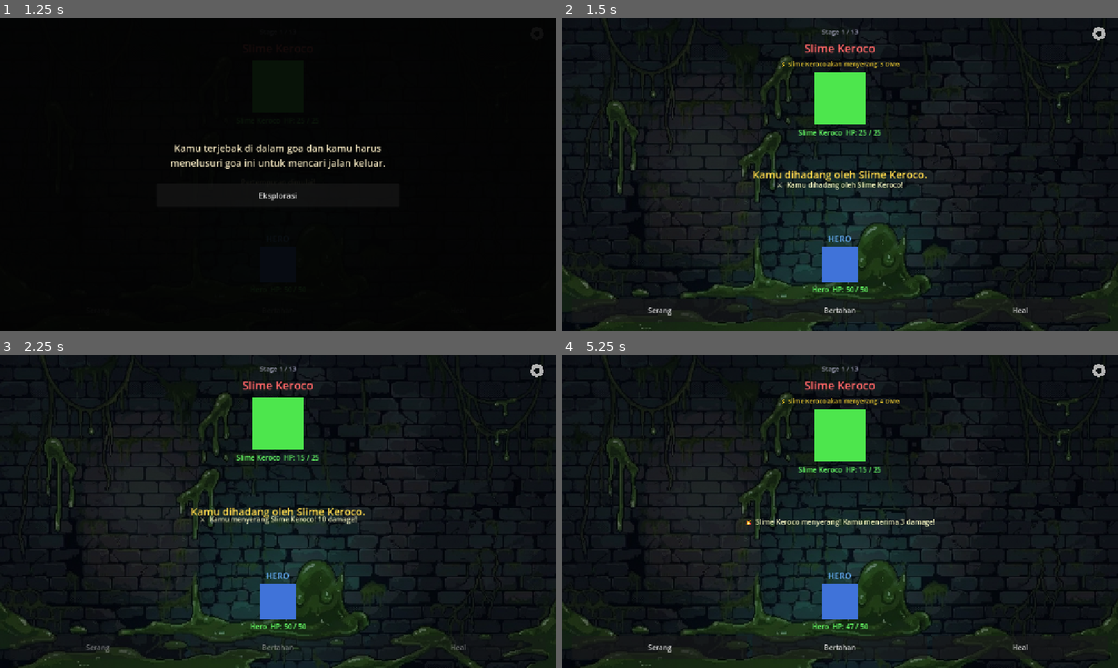
Above: before the commit, frames 1-4 (two rows, left to right).
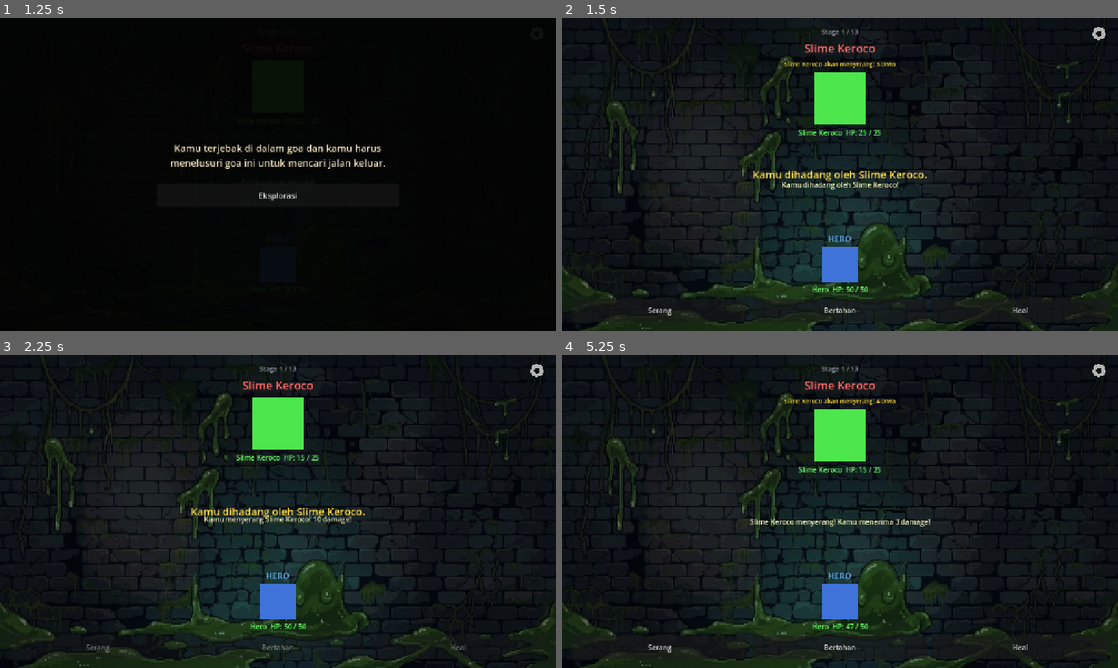
Above: after the commit, the same moments.

Repository: nauvalaslam/abyssal-escape
Game: Godot game, scene res://scenes/main_menu/main_menu.tscn
The game is run twice, just before and just after one commit, with the same random seed, the same clock (stepped at 60 frames per second) and the same inputs.
Inputs (mouse positions are in pixels of both pictures, inside the frame that each line leads up to):
- Up to frame 1 (1.25 s): click "Start Game" at 0.5 s
- Up to frame 2 (1.5 s): click "Eksplorasi" at 1.25 s
- Up to frame 3 (2.25 s): click "Serang" at 2 s
- Up to frame 4 (5.25 s): click (1101, 370) at 2.75 s; click "Bertahan" at 3.5 s; click "Heal" at 4.25 s; click "Lanjutkan Permainan" at 5 s

Frame 1 is identical in both runs. In frame 2, 0.5% of the frame differs, in the area x 38-62%, y 13-55%; in frame 3, 0.4%; in frame 4, 0.6%, in the area x 33-67%, y 13-55%.

Commit message:
feat(ui): hapus semua emoji dan ganti icon boss dengan ikon tengkorak merah

Diff:
--- a/scenes/gameplay/battle_arena.tscn
+++ b/scenes/gameplay/battle_arena.tscn
@@ -61,7 +61,21 @@
 size_flags_vertical = 3
 theme_override_constants/separation = 8
 
-[node name="EnemyNameLabel" type="Label" parent="MarginContainer/BattleContainer/EnemySection" unique_id=125751443]
+[node name="EnemyHeader" type="HBoxContainer" parent="MarginContainer/BattleContainer/EnemySection"]
+layout_mode = 2
+size_flags_horizontal = 4
+theme_override_constants/separation = 8
+alignment = 1
+
+[node name="BossIcon" type="TextureRect" parent="MarginContainer/BattleContainer/EnemySection/EnemyHeader"]
+visible = false
+custom_minimum_size = Vector2(24, 32)
+layout_mode = 2
+size_flags_vertical = 4
+expand_mode = 1
+stretch_mode = 5
+
+[node name="EnemyNameLabel" type="Label" parent="MarginContainer/BattleContainer/EnemySection/EnemyHeader" unique_id=125751443]
 layout_mode = 2
 size_flags_horizontal = 4
 theme_override_colors/font_color = Color(1, 0.4, 0.4, 1)
@@ -75,7 +89,7 @@
 size_flags_horizontal = 4
 theme_override_colors/font_color = Color(1, 0.85, 0.2, 1)
 theme_override_font_sizes/font_size = 14
-text = "⚠️ Musuh akan menyerang: -- DMG"
+text = "Musuh akan menyerang: -- DMG"
 horizontal_alignment = 1
 
 [node name="EnemySprite" type="ColorRect" parent="MarginContainer/BattleContainer/EnemySection" unique_id=338889219]
--- a/scenes/gameplay/reward_screen.tscn
+++ b/scenes/gameplay/reward_screen.tscn
@@ -52,7 +52,21 @@
 text = "PILIH REWARD"
 horizontal_alignment = 1
 
-[node name="NextEnemyLabel" type="Label" parent="CenterContainer/VBoxContainer" unique_id=992120822]
+[node name="NextEnemyHeader" type="HBoxContainer" parent="CenterContainer/VBoxContainer"]
+layout_mode = 2
+size_flags_horizontal = 4
+theme_override_constants/separation = 8
+alignment = 1
+
+[node name="NextBossIcon" type="TextureRect" parent="CenterContainer/VBoxContainer/NextEnemyHeader"]
+visible = false
+custom_minimum_size = Vector2(18, 24)
+layout_mode = 2
+size_flags_vertical = 4
+expand_mode = 1
+stretch_mode = 5
+
+[node name="NextEnemyLabel" type="Label" parent="CenterContainer/VBoxContainer/NextEnemyHeader" unique_id=992120822]
 layout_mode = 2
 size_flags_horizontal = 4
 theme_override_colors/font_color = Color(0.8, 0.5, 0.5, 1)
@@ -60,7 +74,21 @@
 text = "Musuh berikutnya: ..."
 horizontal_alignment = 1
 
-[node name="TierLabel" type="Label" parent="CenterContainer/VBoxContainer" unique_id=1474632149]
+[node name="TierHeader" type="HBoxContainer" parent="CenterContainer/VBoxContainer"]
+layout_mode = 2
+size_flags_horizontal = 4
+theme_override_constants/separation = 8
+alignment = 1
+
+[node name="TierBossIcon" type="TextureRect" parent="CenterContainer/VBoxContainer/TierHeader"]
+visible = false
+custom_minimum_size = Vector2(22, 30)
+layout_mode = 2
+size_flags_vertical = 4
+expand_mode = 1
+stretch_mode = 5
+
+[node name="TierLabel" type="Label" parent="CenterContainer/VBoxContainer/TierHeader" unique_id=1474632149]
 layout_mode = 2
 size_flags_horizontal = 4
 theme_override_colors/font_color = Color(0.6, 0.9, 0.6, 1)
--- a/scripts/ui/battle_arena_ui.gd
+++ b/scripts/ui/battle_arena_ui.gd
@@ -15,7 +15,8 @@
 
 # --- Referensi Node ----------------------------------------------------------
 @onready var stage_label:      Label       = $MarginContainer/BattleContainer/StageLabel
-@onready var enemy_name_label: Label       = $MarginContainer/BattleContainer/EnemySection/EnemyNameLabel
+@onready var enemy_name_label: Label       = $MarginContainer/BattleContainer/EnemySection/EnemyHeader/EnemyNameLabel
+@onready var boss_icon:        TextureRect = $MarginContainer/BattleContainer/EnemySection/EnemyHeader/BossIcon
 @onready var enemy_sprite:     ColorRect   = $MarginContainer/BattleContainer/EnemySection/EnemySprite
 @onready var enemy_hp_label:   Label       = $MarginContainer/BattleContainer/EnemySection/EnemyHPLabel
 @onready var battle_log:       Label       = $MarginContainer/BattleContainer/BattleLog
@@ -124,6 +125,18 @@
 	else:
 		AudioManager.play_battle()
 
+func _get_boss_icon_texture() -> Texture2D:
+	if ResourceLoader.exists("res://assets/icons/boss_icon.png"):
+		var res = load("res://assets/icons/boss_icon.png")
+		if res is Texture2D:
+			return res
+	var full_path: String = ProjectSettings.globalize_path("res://assets/icons/boss_icon.png")
+	if FileAccess.file_exists("res://assets/icons/boss_icon.png"):
+		var img: Image = Image.load_from_file(full_path)
+		if img:
+			return ImageTexture.create_from_image(img)
+	return null
+
 func _load_enemy_data() -> void:
 	var idx:  int        = PlayerData.current_stage
 	var data: Dictionary = PlayerData.ENEMY_DATA[idx]
@@ -136,12 +149,17 @@
 	if is_boss:
 		# [NEW FITUR 1] Warna emas untuk boss
 		enemy_name_label.add_theme_color_override("font_color", Color(1.0, 0.75, 0.1, 1.0))
-		enemy_name_label.text = "👑 " + str(data["name"])
-		stage_label.text = "Stage %d / %d  👑 BOSS" % [idx + 1, PlayerData.ENEMY_DATA.size()]
+		enemy_name_label.text = str(data["name"])
+		stage_label.text = "Stage %d / %d  [BOSS]" % [idx + 1, PlayerData.ENEMY_DATA.size()]
+		if boss_icon:
+			boss_icon.texture = _get_boss_icon_texture()
+			boss_icon.visible = true
 	else:
 		enemy_name_label.add_theme_color_override("font_color", Color(1.0, 0.4, 0.4, 1.0))
 		enemy_name_label.text = str(data["name"])
 		stage_label.text = "Stage %d / %d" % [idx + 1, PlayerData.ENEMY_DATA.size()]
+		if boss_icon:
+			boss_icon.visible = false
 
 	enemy_sprite.color  = data["color"]
 	player_sprite.color = Color(0.25, 0.45, 0.85, 1.0)
@@ -152,7 +170,7 @@
 
 	# [NEW FITUR 5] Tampilkan shield di label HP pemain jika aktif
 	if PlayerData.current_shield > 0:
-		player_hp_label.text = "Hero  HP: %d / %d  🛡 %d" % [
+		player_hp_label.text = "Hero  HP: %d / %d  [Shield: %d]" % [
 			PlayerData.current_hp, PlayerData.max_hp, PlayerData.current_shield
 		]
 	else:
@@ -196,9 +214,9 @@
 
 	# [NEW FITUR 3] Tampilkan ke IntentLabel
 	if enemy_declared_dmg <= 0:
-		intent_label.text = "⚡ %s bersiap menyerang..." % str(edata["name"])
-	else:
-		intent_label.text = "⚡ %s akan menyerang: %d DMG" % [str(edata["name"]), enemy_declared_dmg]
+		intent_label.text = "%s bersiap menyerang..." % str(edata["name"])
+	else:
+		intent_label.text = "%s akan menyerang: %d DMG" % [str(edata["name"]), enemy_declared_dmg]
 	intent_label.visible = true
 
 # =============================================================================
@@ -215,16 +233,16 @@
 
 	if dmg <= 0:
 		# [NEW FITUR 4] Miss — damage 0 setelah kalkulasi
-		battle_log.text = "⚔️  Kamu menyerang... MISS! Serangan meleset!"
+		battle_log.text = "Kamu menyerang... MISS! Serangan meleset!"
 	else:
 		enemy_current_hp = max(0, enemy_current_hp - dmg)
-		battle_log.text  = "⚔️  Kamu menyerang %s! %d damage!" % [str(edata["name"]), dmg]
+		battle_log.text  = "Kamu menyerang %s! %d damage!" % [str(edata["name"]), dmg]
 
 		# [NEW FITUR 5] Vampiric Strike: heal 25% dari damage yang diberikan
 		if PlayerData.buff_vampiric:
 			var leech: int = max(1, int(dmg * 0.25))
 			PlayerData.current_hp = min(PlayerData.max_hp, PlayerData.current_hp + leech)
-			battle_log.text += "\n🧛 Vampiric! Pulih %d HP." % leech
+			battle_log.text += "\nVampiric! Pulih %d HP." % leech
 
 	_update_ui()
 
@@ -241,7 +259,7 @@
 	# [NEW FITUR 5] Temporary Shield = 10
 	# [ASUMSI] Nilai shield flat 10 per aksi Bertahan
 	PlayerData.current_shield = 10
-	battle_log.text = "🛡️  Kamu bersiap! Shield +10 aktif."
+	battle_log.text = "Kamu bersiap! Shield +10 aktif."
 	_update_ui()
 	enemy_turn_timer.start(1.2)
 
@@ -253,7 +271,7 @@
 	const HEAL_AMOUNT: int = 15
 	var healed: int = min(HEAL_AMOUNT, PlayerData.max_hp - PlayerData.current_hp)
 	PlayerData.current_hp += healed
-	battle_log.text = "💊  Kamu memulihkan %d HP!" % healed
+	battle_log.text = "Kamu memulihkan %d HP!" % healed
 	_update_ui()
 	enemy_turn_timer.start(1.2)
 
@@ -266,7 +284,7 @@
 	# [NEW FITUR 4] Bias probabilitas musuh: 35% flat miss SEBELUM kalkulasi damage
 	# [ASUMSI] Peluang mutlak 35% agar musuh miss, membuat game lebih winnable
 	if randf() < ENEMY_MISS_CHANCE:
-		battle_log.text = "⚡  %s menyerang... MISS! Serangan meleset!" % str(edata["name"])
+		battle_log.text = "%s menyerang... MISS! Serangan meleset!" % str(edata["name"])
 		_start_player_turn()
 		return
 
@@ -275,7 +293,7 @@
 
 	if actual_dmg <= 0:
 		# [NEW FITUR 4] Miss karena kalkulasi damage = 0
-		battle_log.text = "⚡  %s menyerang... MISS!" % str(edata["name"])
+		battle_log.text = "%s menyerang... MISS!" % str(edata["name"])
 		_start_player_turn()
 		return
 
@@ -285,19 +303,19 @@
 		var absorbed: int = min(PlayerData.current_shield, actual_dmg)
 		PlayerData.current_shield -= absorbed
 		actual_dmg -= absorbed
-		battle_log.text = "🛡️  %s menyerang! Shield menyerap %d. " % [str(edata["name"]), absorbed]
+		battle_log.text = "%s menyerang! Shield menyerap %d. " % [str(edata["name"]), absorbed]
 
 		# [NEW FITUR 5] Retaliation: pantul 50% dari total damage ke musuh saat shield aktif
 		if PlayerData.buff_retaliation and shield_before > 0:
 			var retaliation_dmg: int = max(1, int(enemy_declared_dmg * 0.5))
 			enemy_current_hp = max(0, enemy_current_hp - retaliation_dmg)
-			battle_log.text += "\n⚡ Retaliation! %s menerima %d damage balik!" % [str(edata["name"]), retaliation_dmg]
+			battle_log.text += "\nRetaliation! %s menerima %d damage balik!" % [str(edata["name"]), retaliation_dmg]
 			_update_ui()
 			if enemy_current_hp <= 0:
 				_handle_enemy_death()
 				return
 	else:
-		battle_log.text = "💥  %s menyerang! " % str(edata["name"])
+		battle_log.text = "%s menyerang! " % str(edata["name"])
 
 	# Kurangi HP pemain dengan sisa damage setelah shield
 	if actual_dmg > 0:
@@ -313,7 +331,7 @@
 		PlayerData.second_wind_used = true
 		var revive_hp: int = max(1, int(PlayerData.max_hp * 0.30))
 		PlayerData.current_hp = revive_hp
-		battle_log.text += "\n💨 Second Wind! HP pulih ke %d!" % revive_hp
+		battle_log.text += "\nSecond Wind! HP pulih ke %d!" % revive_hp
 		_update_ui()
 		_start_player_turn()
 		return
@@ -337,18 +355,18 @@
 	# [NEW FITUR 1] Cek apakah ini final boss (Dragon, stage terakhir)
 	if PlayerData.is_final_boss():
 		AudioManager.play_win()
-		battle_log.text = "🎉  %s dikalahkan! Kamu berhasil melarikan diri dari jurang!" % ename
+		battle_log.text = "%s dikalahkan! Kamu berhasil melarikan diri dari jurang!" % ename
 		await get_tree().create_timer(2.0).timeout
 		get_tree().change_scene_to_file("res://scenes/main_menu/win_screen.tscn")
 	else:
-		battle_log.text = "✨  %s dikalahkan! Ambil rewardmu!" % ename
+		battle_log.text = "%s dikalahkan! Ambil rewardmu!" % ename
 		await get_tree().create_timer(1.5).timeout
 		get_tree().change_scene_to_file("res://scenes/gameplay/reward_screen.tscn")
 
 func _handle_player_death() -> void:
 	_set_buttons_disabled(true)
 	AudioManager.play_lose()
-	battle_log.text = "💀  Kamu telah dikalahkan... GAME OVER."
+	battle_log.text = "Kamu telah dikalahkan... GAME OVER."
 	await get_tree().create_timer(2.5).timeout
 	PlayerData.reset_player()
 	# [BG] Pindah ke scene Game Over khusus
@@ -366,7 +384,7 @@
 	encounter_label.text     = "Kamu dihadang oleh %s." % enemy_name
 	encounter_label.modulate = Color(1.0, 1.0, 1.0, 1.0)
 	encounter_label.visible  = true
-	battle_log.text = "⚔️  Kamu dihadang oleh %s!" % enemy_name
+	battle_log.text = "Kamu dihadang oleh %s!" % enemy_name
 
 	var tween: Tween = create_tween()
 	tween.tween_interval(1.5)
--- a/scripts/ui/reward_screen_ui.gd
+++ b/scripts/ui/reward_screen_ui.gd
@@ -9,8 +9,10 @@
 extends Control
 
 @onready var title_label:      Label       = $CenterContainer/VBoxContainer/TitleLabel
-@onready var next_enemy_label: Label       = $CenterContainer/VBoxContainer/NextEnemyLabel
-@onready var tier_label:       Label       = $CenterContainer/VBoxContainer/TierLabel
+@onready var next_enemy_label: Label       = $CenterContainer/VBoxContainer/NextEnemyHeader/NextEnemyLabel
+@onready var next_boss_icon:   TextureRect = $CenterContainer/VBoxContainer/NextEnemyHeader/NextBossIcon
+@onready var tier_label:       Label       = $CenterContainer/VBoxContainer/TierHeader/TierLabel
+@onready var tier_boss_icon:   TextureRect = $CenterContainer/VBoxContainer/TierHeader/TierBossIcon
 @onready var buff1_btn:        Button      = $CenterContainer/VBoxContainer/Buff1Button
 @onready var buff2_btn:        Button      = $CenterContainer/VBoxContainer/Buff2Button
 @onready var buff3_btn:        Button      = $CenterContainer/VBoxContainer/Buff3Button
@@ -33,7 +35,25 @@
 	12: "res://assets/backgrounds/dragon_area.jpg",
 }
 
+func _get_boss_icon_texture() -> Texture2D:
+	if ResourceLoader.exists("res://assets/icons/boss_icon.png"):
+		var res = load("res://assets/icons/boss_icon.png")
+		if res is Texture2D:
+			return res
+	var full_path: String = ProjectSettings.globalize_path("res://assets/icons/boss_icon.png")
+	if FileAccess.file_exists("res://assets/icons/boss_icon.png"):
+		var img: Image = Image.load_from_file(full_path)
+		if img:
+			return ImageTexture.create_from_image(img)
+	return null
+
 func _ready() -> void:
+	var btex: Texture2D = _get_boss_icon_texture()
+	if next_boss_icon and btex:
+		next_boss_icon.texture = btex
+	if tier_boss_icon and btex:
+		tier_boss_icon.texture = btex
+
 	# [BG] Load background dari stage yang baru saja diselesaikan
 	var current_idx: int = PlayerData.current_stage
 	if STAGE_BG_MAP.has(current_idx):
@@ -56,9 +76,13 @@
 		var next_is_boss: bool    = bool(next_data["is_boss"])
 		next_enemy_label.text = "Musuh berikutnya: %s%s" % [
 			next_name,
-			"  👑" if next_is_boss else ""
+			"  [BOSS]" if next_is_boss else ""
 		]
+		if next_boss_icon:
+			next_boss_icon.visible = next_is_boss
 	else:
+		if next_boss_icon:
+			next_boss_icon.visible = false
 		next_enemy_label.text = "Ini adalah pertarungan terakhir!"
 
 	# [NEW FITUR 2] Pilih tier reward berdasarkan jenis musuh yang baru dikalahkan
@@ -71,13 +95,15 @@
 # [NEW FITUR 2] TIER 1: Normal Buff (setelah mengalahkan Keroco)
 # -----------------------------------------------------------------------------
 func _setup_normal_buffs() -> void:
+	if tier_boss_icon:
+		tier_boss_icon.visible = false
 	title_label.text = "PILIH REWARD"
 	tier_label.text  = "Normal Buff"
 	tier_label.add_theme_color_override("font_color", Color(0.6, 0.9, 0.6, 1))
 
-	buff1_btn.text = "❤️  +10 Max HP"
-	buff2_btn.text = "⚔️  +2 Attack"
-	buff3_btn.text = "💊  Heal 50% HP"
+	buff1_btn.text = "+10 Max HP"
+	buff2_btn.text = "+2 Attack"
+	buff3_btn.text = "Heal 50% HP"
 
 	buff1_btn.pressed.connect(func(): _apply_and_next("hp_up"))
 	buff2_btn.pressed.connect(func(): _apply_and_next("atk_up"))
@@ -87,15 +113,17 @@
 # [NEW FITUR 2] TIER 2: Synergistic Passive Buff (setelah mengalahkan Boss)
 # -----------------------------------------------------------------------------
 func _setup_synergistic_buffs() -> void:
+	if tier_boss_icon:
+		tier_boss_icon.visible = true
 	title_label.text = "PILIH PASSIVE BUFF"
-	tier_label.text  = "👑  Boss Reward"
+	tier_label.text  = "Boss Reward"
 	tier_label.add_theme_color_override("font_color", Color(1.0, 0.85, 0.2, 1))
 
 	# Data buff: [key, nama_tampil, deskripsi, sudah_dimiliki, tombol, signal_name]
 	var buff_data: Array = [
-		["vampiric",    "🧛 Vampiric Strike", "Heal 25% dari setiap damage yang diberikan",    PlayerData.buff_vampiric,    buff1_btn],
-		["retaliation", "⚡ Retaliation",     "Pantul 50% damage ke musuh saat Shield aktif",  PlayerData.buff_retaliation, buff2_btn],
-		["second_wind", "💨 Second Wind",     "Bangkit 1x saat HP = 0, pulih 30% Max HP",      PlayerData.buff_second_wind, buff3_btn],
+		["vampiric",    "Vampiric Strike", "Heal 25% dari setiap damage yang diberikan",    PlayerData.buff_vampiric,    buff1_btn],
+		["retaliation", "Retaliation",     "Pantul 50% damage ke musuh saat Shield aktif",  PlayerData.buff_retaliation, buff2_btn],
+		["second_wind", "Second Wind",     "Bangkit 1x saat HP = 0, pulih 30% Max HP",      PlayerData.buff_second_wind, buff3_btn],
 	]
 
 	for entry in buff_data:
Binary file added: assets/icons/boss_icon.png
